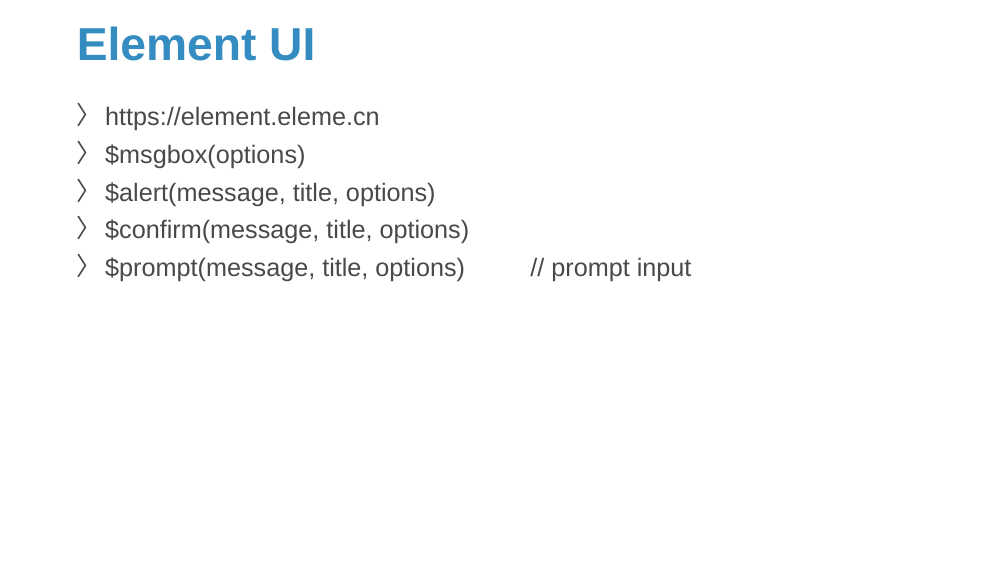
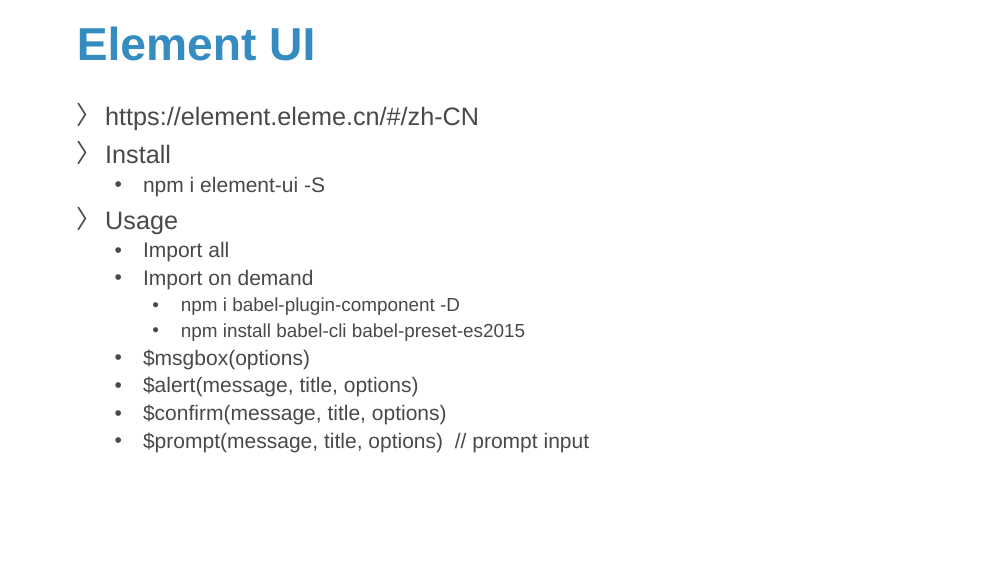
Before and after one commit to Sparks-Lu/TechNotes, a slide deck: slide 28 of Web/Vue-Notes.pptx (slide 16 before the commit). Drawn at 1008x567 pixels with LibreOffice and Linux fonts; fonts in the diff are those of the drawing; background and template pictures are left out. Boxes give left, top, right and bottom in pixels: in the first picture for what was removed or moved away, otherwise in the second. Text is boxed around its words. In the diff, an @@ line names an element or a change of style, - is before the commit and + after.

```diff
--- a/Web/Vue-Notes.pptx
+++ b/Web/Vue-Notes.pptx
@@ text at bbox=[105, 106, 525, 341]: text changed; size 24 to 18 pt @@
-〉 https://element.eleme.cn
+〉 https://element.eleme.cn/#/zh-CN
+〉 Install
+  • npm i element-ui -S
+〉 Usage
+  • Import all
+  • Import on demand
+    • npm i babel-plugin-component -D
+    • npm install babel-cli babel-preset-es2015
@@ text at bbox=[143, 349, 590, 453]: size 24 to 20 pt in "$msgbox(options)", "$alert(message, title, options)", "$confirm(message, title, options)", "$prompt(message, title, options) // prompt input"; bullet 〉 to •; list level 1 to 2 in "$msgbox(options)"; list level 1 to 2 in "$alert(message, title, options)"; list level 1 to 2 in "$confirm(message, title, options)"; list level 1 to 2 in "$prompt(message, title, options) // prompt ..." @@
```
Also in this commit, not shown: 1 other slide changed, 10 slides added, 11 other files.
